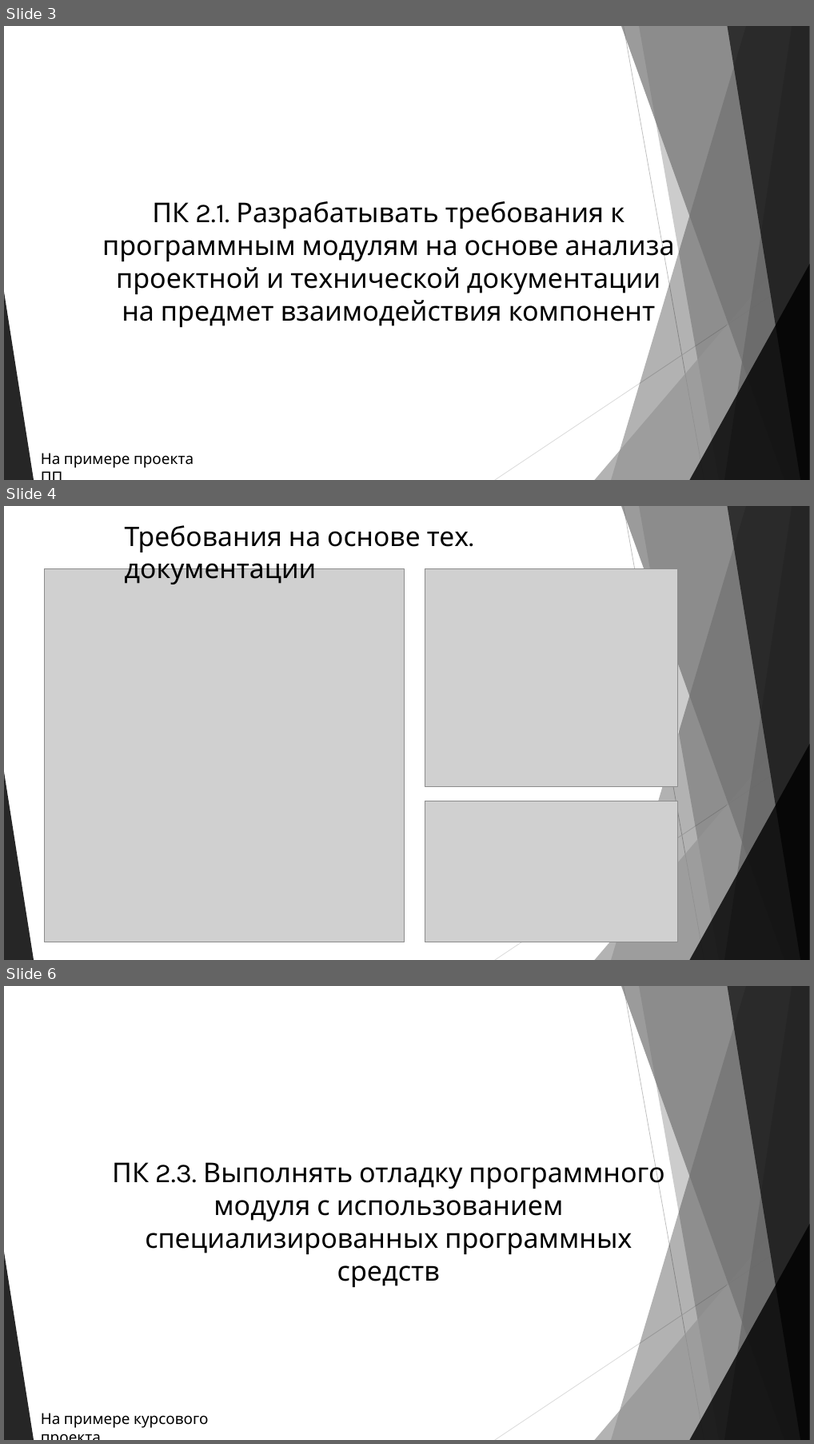
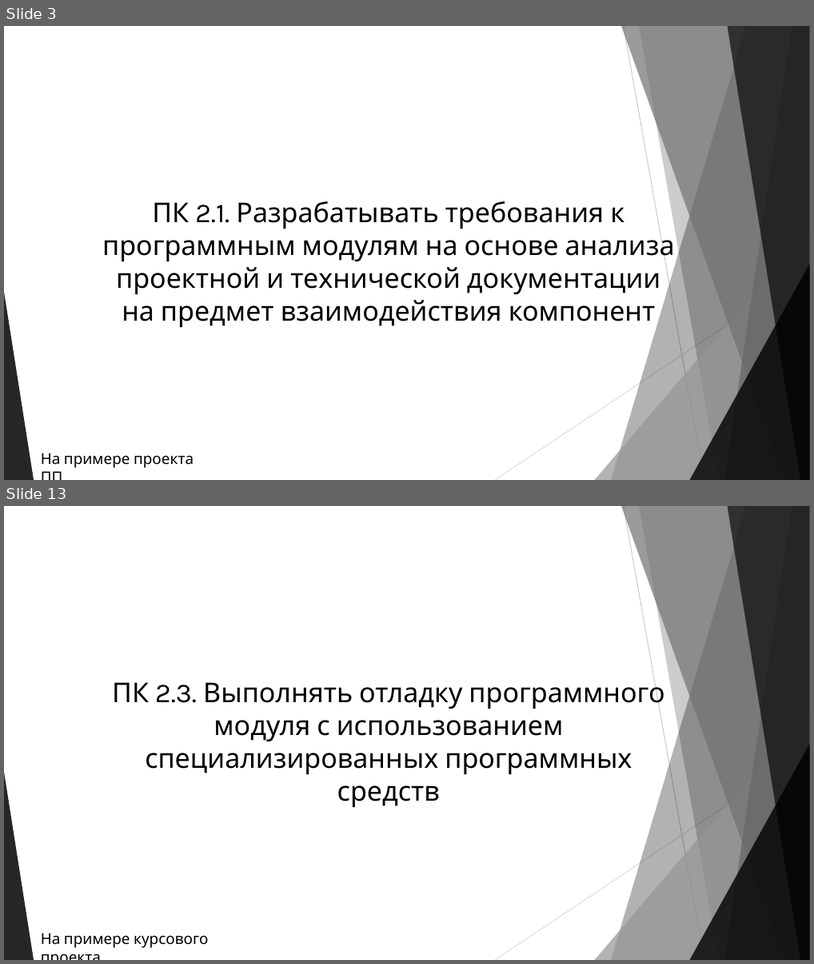
Before and after one commit to AlexGopher802/Qual_PM02, a slide deck: Презентация.pptx. Shown one above the other, each under a label of ours: slides 3, 4 and 6 before the commit, slides 3 and 13 after it; the slides between them are not shown. The pictures are 814x1444 and 814x964 pixels, drawn with LibreOffice and Linux fonts; fonts in the diff are those of the drawing; grey boxes stand for pictures. Boxes give left, top, right and bottom in pixels: in the first picture for what was removed or moved away, otherwise in the second. Text is boxed around its words. In the diff, an @@ line names an element or a change of style, - is before the commit and + after.

```diff
--- a/Презентация.pptx
+++ b/Презентация.pptx
@@ slide 4 removed at bbox=[4, 506, 810, 960], background #FFFFFF; not listed: 10 template elements that a slide beside it also shows @@
@@ text removed at bbox=[125, 525, 469, 584] @@
-Требования на основе тех. документации
@@ picture removed at bbox=[45, 569, 405, 941] @@
@@ picture removed at bbox=[425, 569, 678, 787] @@
@@ picture removed at bbox=[425, 800, 678, 942] @@
@@ what was slide 6 is now slide 13 @@
```
Also in this commit, not shown: 3 slides changed, 13 slides added, 1 other file.
